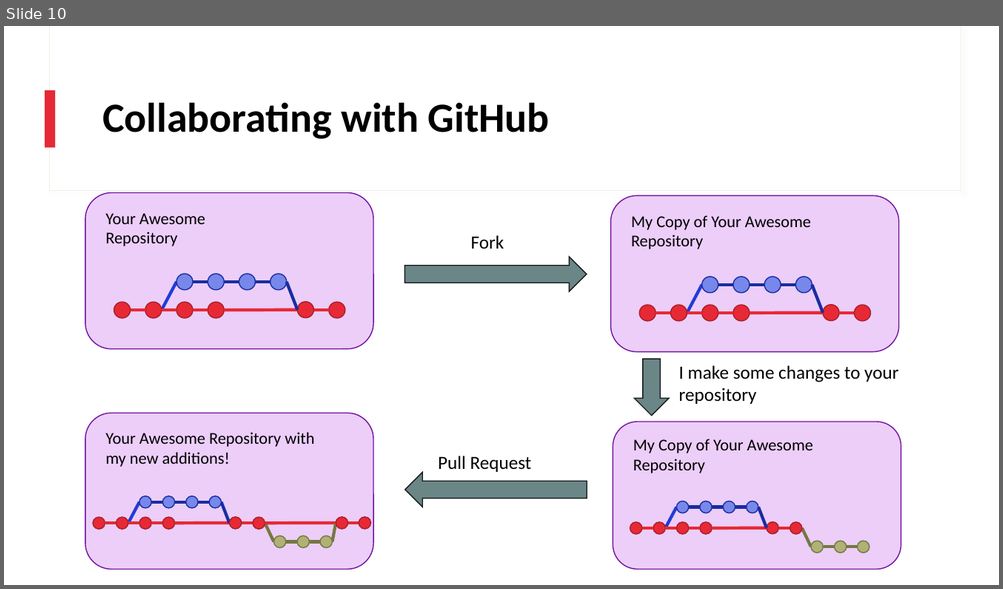
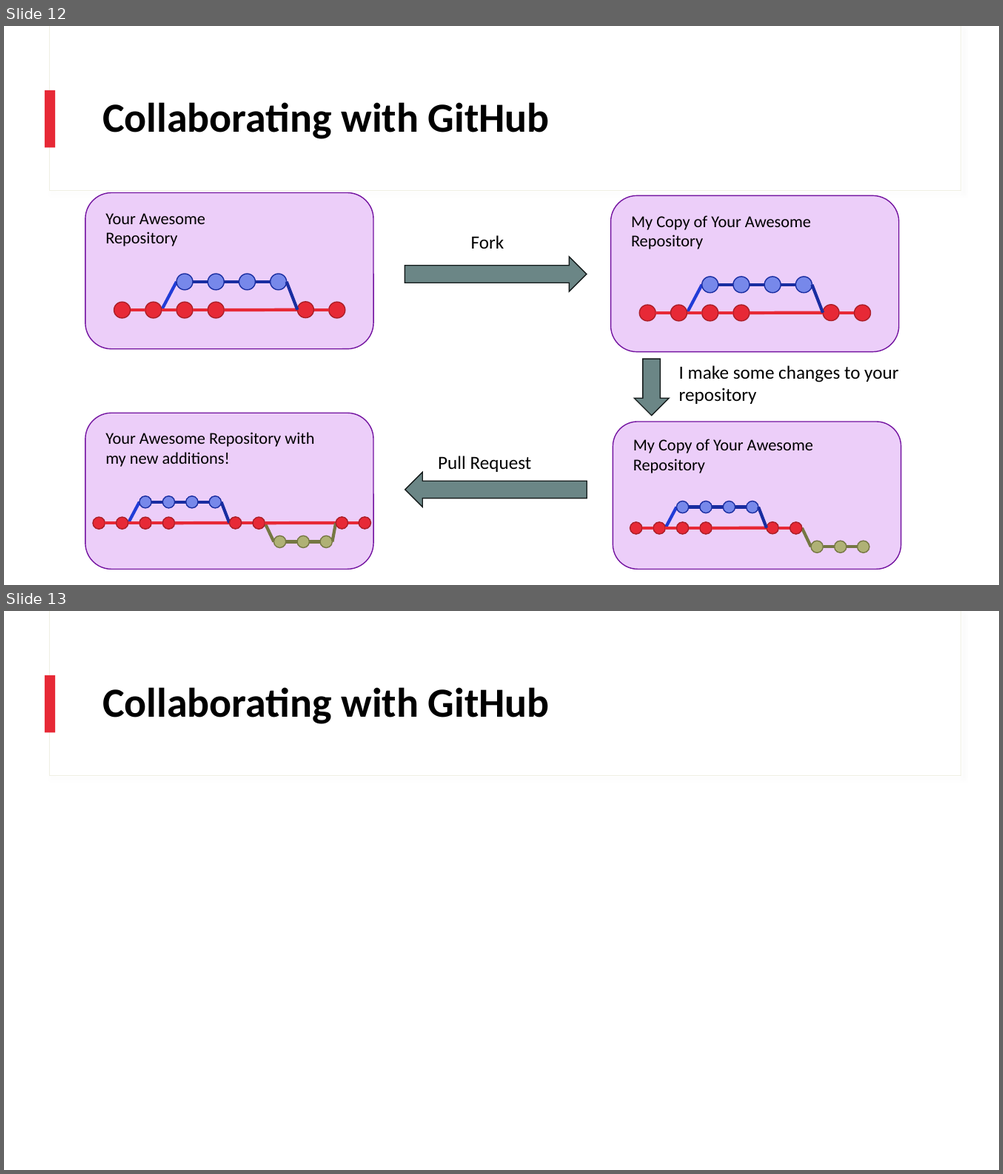
Before and after one commit to ncsu-geoforall-lab/GIS714-assignments, a slide deck: IntroToGit/Slides/Introduction_to_Git_and_GitHub.pptx. Shown one above the other, each under a label of ours: slide 10 before the commit, slides 12 and 13 after it. The pictures are 1003x589 and 1003x1174 pixels, drawn with LibreOffice and Linux fonts; fonts in the diff are those of the drawing. Boxes give left, top, right and bottom in pixels: in the first picture for what was removed or moved away, otherwise in the second. Text is boxed around its words. In the diff, an @@ line names an element or a change of style, - is before the commit and + after.

```diff
--- a/IntroToGit/Slides/Introduction_to_Git_and_GitHub.pptx
+++ b/IntroToGit/Slides/Introduction_to_Git_and_GitHub.pptx
@@ slide 13 added at [4,611,999,1170], background #FFFFFF; not listed: 3 template elements that a slide beside it also shows @@
@@ title added at [102,687,549,724], 40 pt, text #000000, bold @@
+Collaborating with GitHub
@@ what was slide 10 is now slide 12 @@
```
Also in this commit, not shown: 2 slides changed, 2 other slides added, 16 other files.
